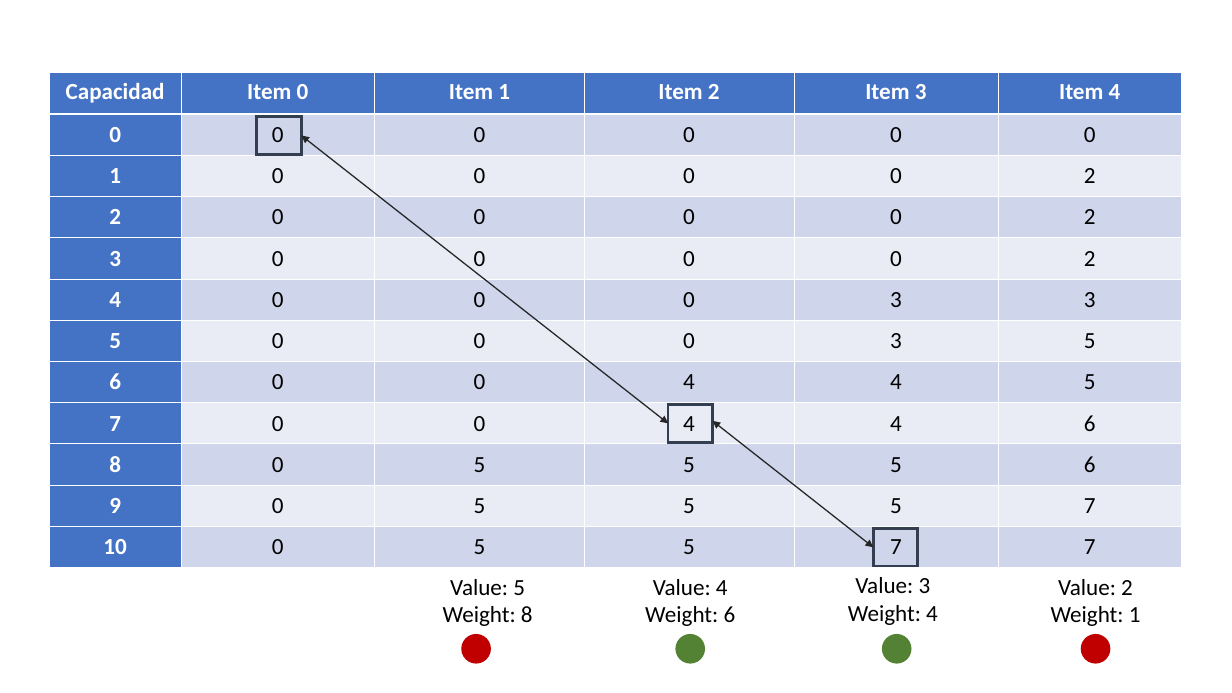
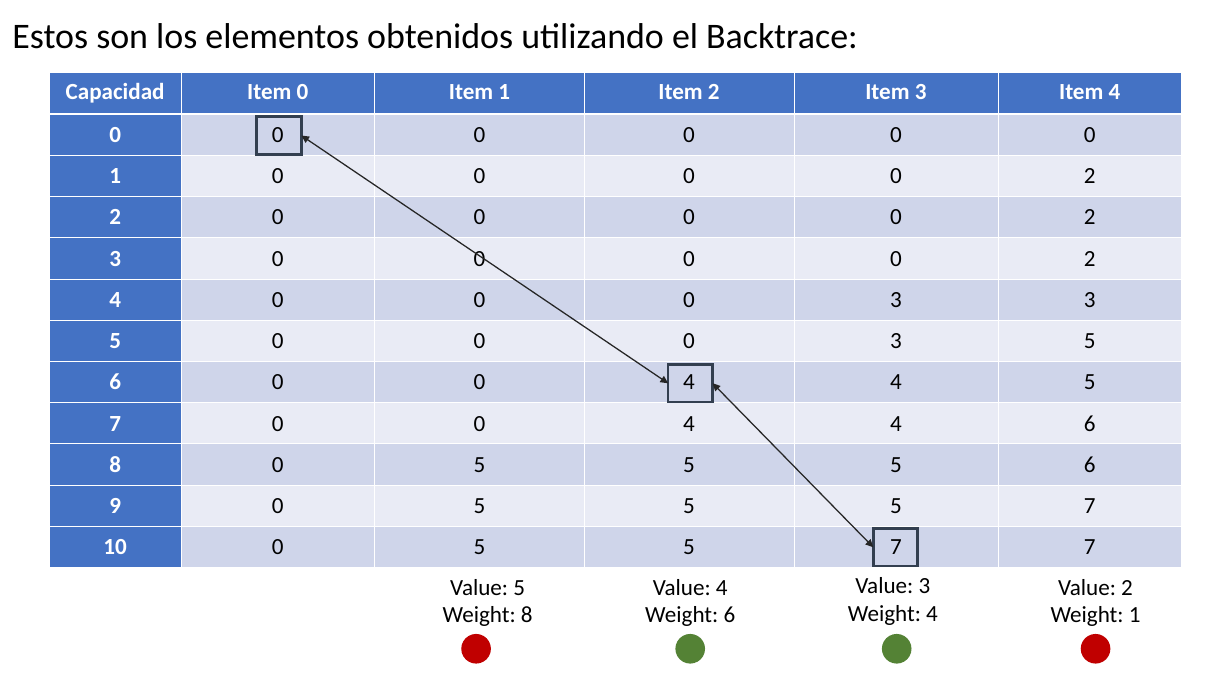
Before and after one commit to GabrielMartinMoran/Knapsack-DynamicProgramming, a slide deck: slide 29 of Knapsack.ppt (slide 28 before the commit). Drawn at 1232x693 pixels with LibreOffice and Linux fonts; fonts in the diff are those of the drawing. Boxes give left, top, right and bottom in pixels: in the first picture for what was removed or moved away, otherwise in the second. Text is boxed around its words. In the diff, an @@ line names an element or a change of style, - is before the commit and + after.

Commit message:
Agregado backtrace

```diff
--- a/Knapsack.ppt
+++ b/Knapsack.ppt
@@ text added at (12,23,858,49), 28 pt, text #000000 @@
+Estos son los elementos obtenidos utilizando el Backtrace:
@@ double arrow moved from (301, 136) - (668, 423) to (301, 136) - (668, 383) @@
@@ rectangle: place and size @@
-rectangle at (668,405,712,442)
+rectangle at (668,364,712,402)
@@ double arrow moved from (712, 421) - (873, 547) to (712, 383) - (873, 547) @@
```
Also in this commit, not shown: 27 other slides changed, 1 slide added, 3 other files.
